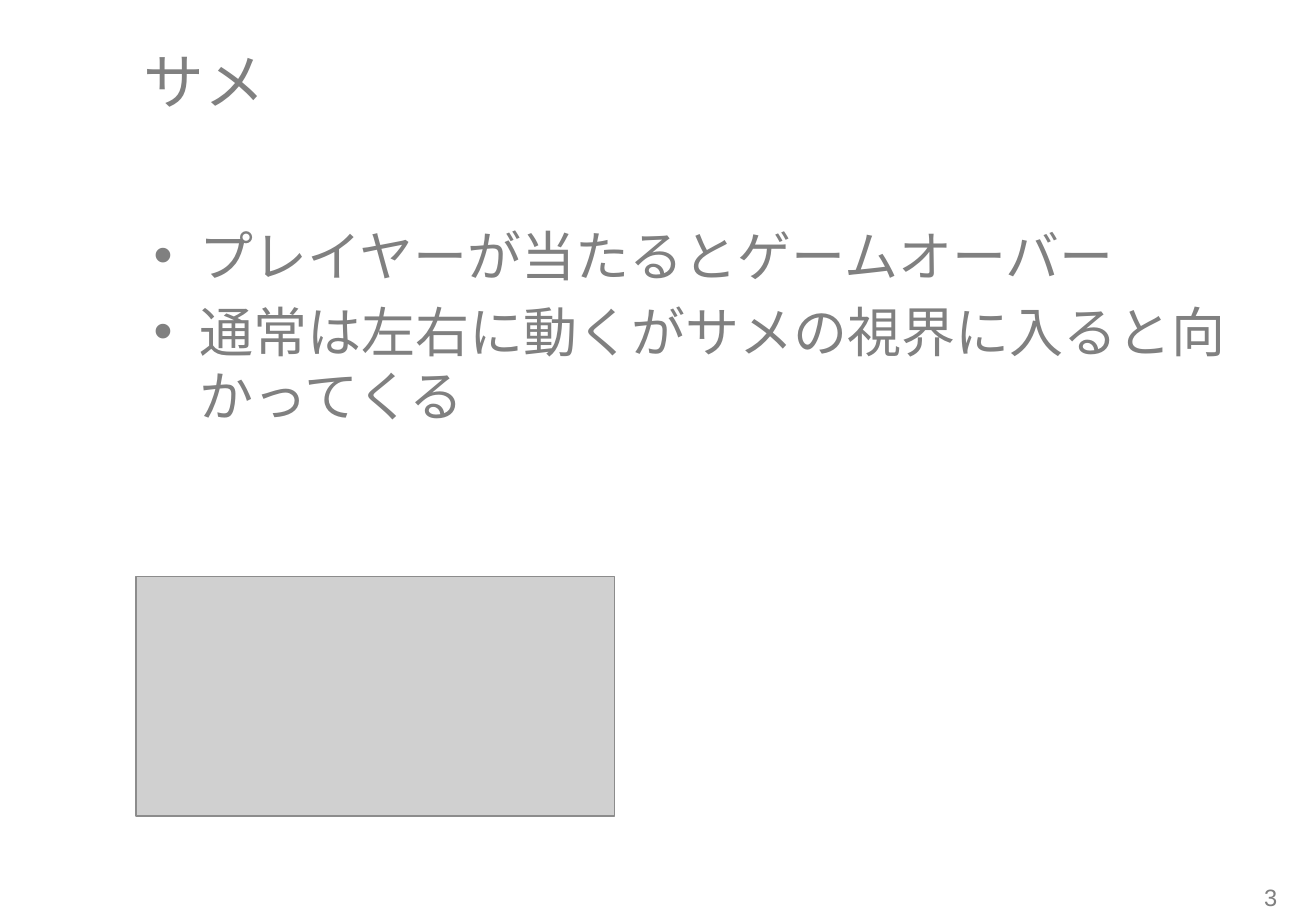
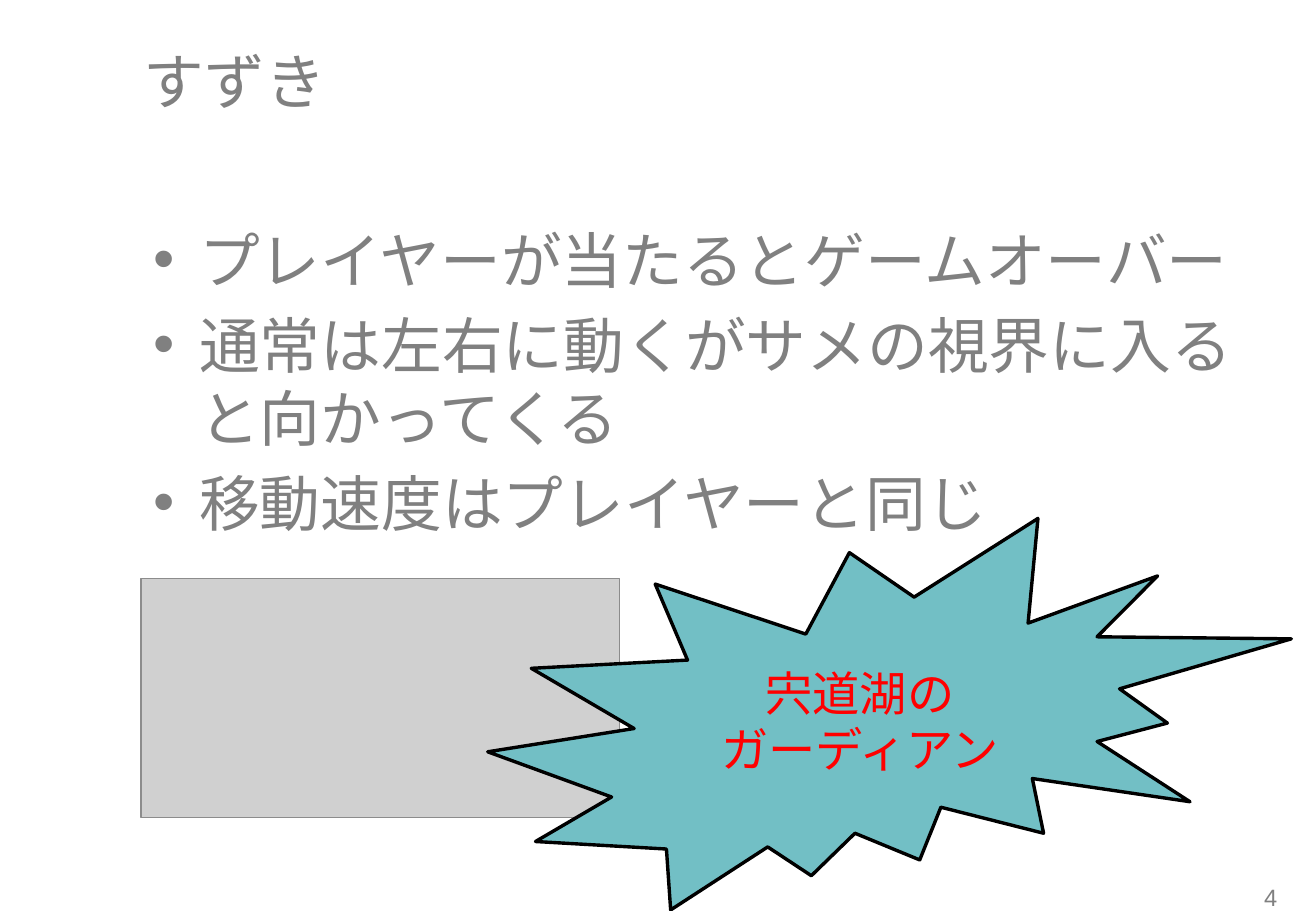
Before and after one commit to RubyCamp/rc2016s_g6, a slide deck: slide 5 of shinziko.pptx (slide 4 before the commit). Drawn at 1316x911 pixels with LibreOffice and Linux fonts; fonts in the diff are those of the drawing; grey boxes stand for pictures; background and template pictures are left out. Boxes give left, top, right and bottom in pixels: in the first picture for what was removed or moved away, otherwise in the second. Text is boxed around its words. In the diff, an @@ line names an element or a change of style, - is before the commit and + after.

```diff
--- a/shinziko.pptx
+++ b/shinziko.pptx
@@ title at box(144, 54, 326, 108): text changed @@
-サメ
+すずき
@@ text at box(199, 232, 1232, 446): size 32 to 36 pt in "プレイヤーが当たるとゲームオーバー", "通常は左右に動くがサメの視界に入ると向かってくる" @@
@@ text at box(199, 475, 987, 531): paragraph added @@
+• 移動速度はプレイヤーと同じ
@@ irregular seal added at box(487, 519, 1292, 910), fill #72BFC5, outline #000000 2 pt, 28 pt, text #FF0000 @@
+宍道湖の
+ガーディアン
@@ picture: place and size @@
-picture at box(136, 577, 615, 817)
+picture at box(141, 578, 620, 818)
@@ page number at box(1264, 890, 1277, 906): text changed @@
-3
+4
```
Also in this commit, not shown: 3 other slides changed, 7 slides added.
